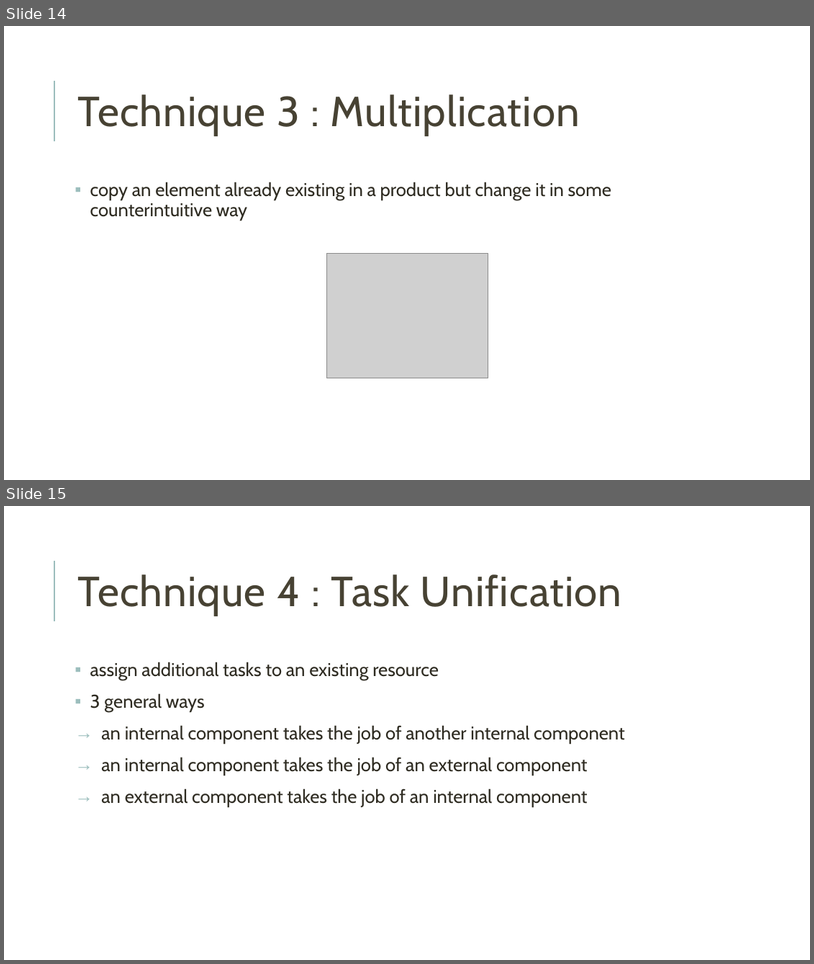
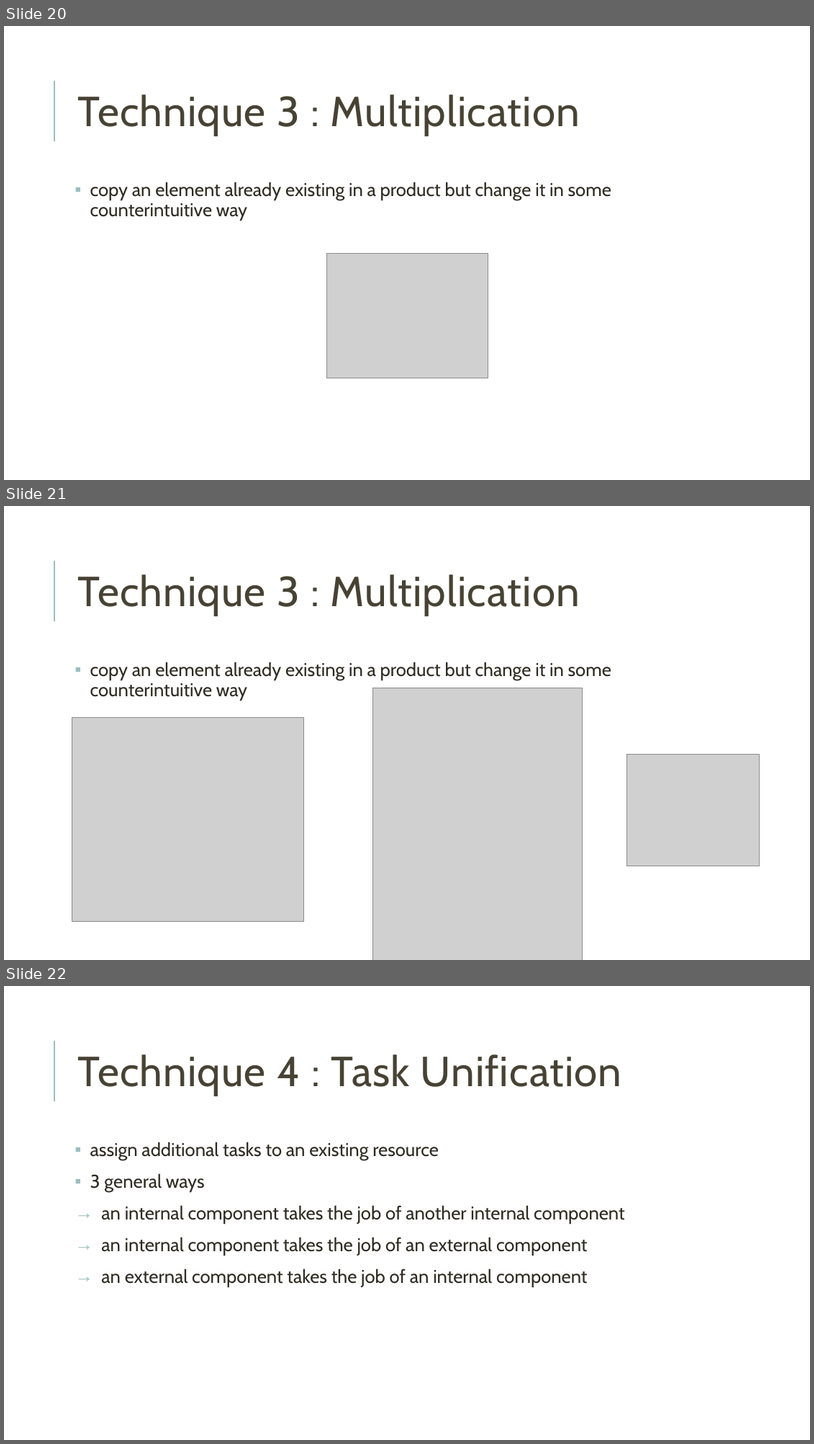
Before and after one commit to tmwtml/tmmm, a slide deck: Creative Thinking.pptx. Shown one above the other, each under a label of ours: slides 14 and 15 before the commit, slides 20, 21 and 22 after it. The pictures are 814x964 and 814x1444 pixels, drawn with LibreOffice and Linux fonts; fonts in the diff are those of the drawing; grey boxes stand for pictures. Boxes give left, top, right and bottom in pixels: in the first picture for what was removed or moved away, otherwise in the second. Text is boxed around its words. In the diff, an @@ line names an element or a change of style, - is before the commit and + after.

Commit message:
Add example picture

```diff
--- a/Creative Thinking.pptx
+++ b/Creative Thinking.pptx
@@ slide 21 added at (4,506,810,960), background #FFFFFF; not listed: 1 template element that a slide beside it also shows @@
@@ title added at (77,574,580,615), 50 pt, text #474233 @@
+Technique 3 : Multiplication
@@ text added at (90,662,612,700), 22 pt, text #2E2B21 @@
+▪ copy an element already existing in a product but change it in some counterintuitive way
@@ picture added at (373,688,583,960) @@
@@ picture added at (72,718,304,921) @@
@@ picture added at (627,754,760,866) @@
@@ what was slide 14 is now slide 20 @@
@@ what was slide 15 is now slide 22 @@
```
Also in this commit, not shown: 2 slides changed, 8 other slides added.
